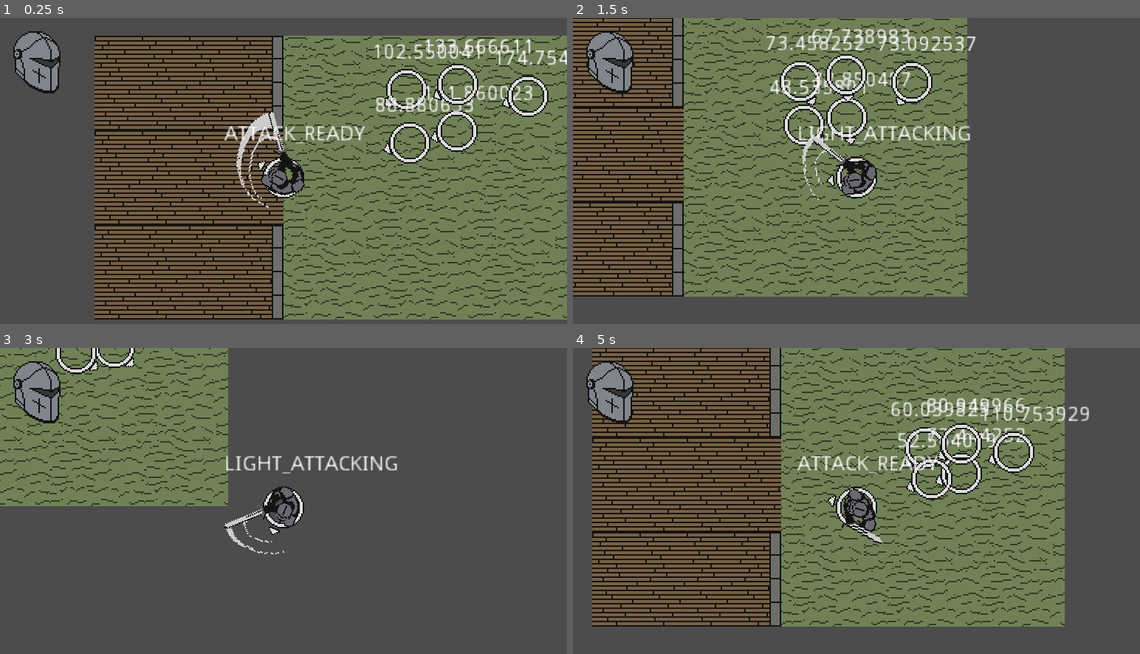
Above: before the commit, frames 1-4 (two rows, left to right).
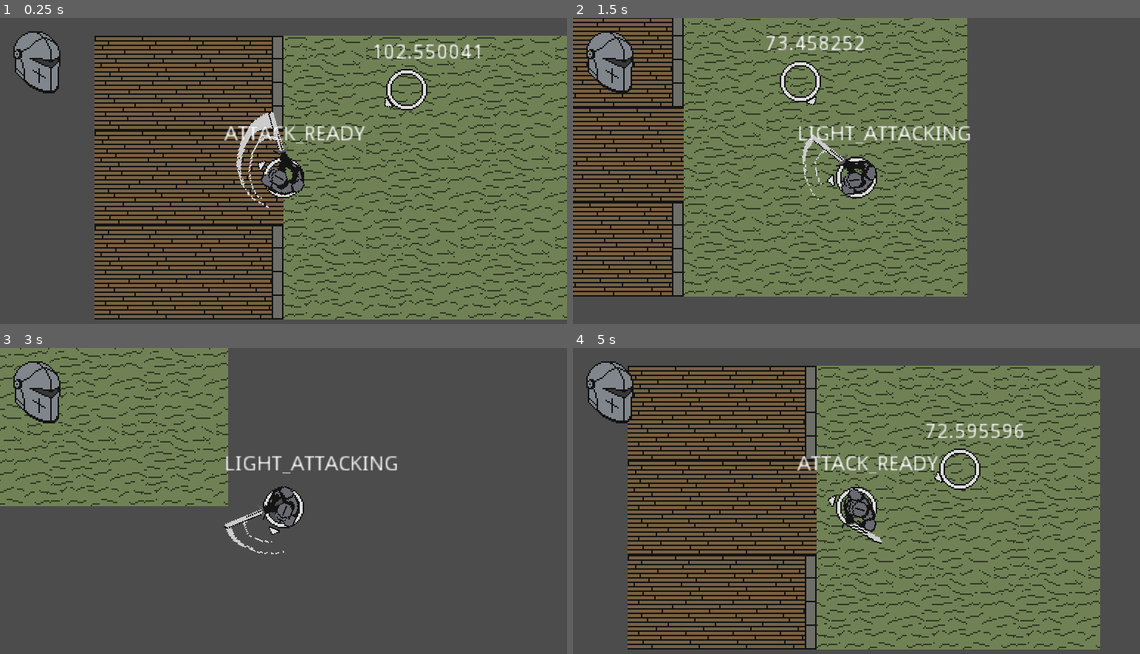
Above: after the commit, the same moments.

Repository: BGuerrero825/Slasher
Game: Godot game, scene res://Base.tscn
Same seed, same stepped clock (60 frames per second), same inputs: the game is played once before the commit and once after it.
Inputs (mouse positions are in pixels of both pictures, inside the frame that each line leads up to):
- Up to frame 1 (0.25 s): no input
- Up to frame 2 (1.5 s): move the mouse to (981, 161) at 0.52 s; press the mouse at (981, 161) at 0.53 s; hold D (move_right) 0.53-1.28 s; move the mouse to (743, 192) at 1.27 s; release the mouse at (743, 192) at 1.28 s; hold S (move_down) from 1.28 s (still down); click (743, 192) at 1.35 s
- Up to frame 3 (3 s): move the mouse to (340, 436) at 2.02 s; release S (move_down) at 2.03 s; press the mouse at (340, 436) at 2.03 s; hold D (move_right) 2.03-2.78 s; move the mouse to (255, 571) at 2.77 s; release the mouse at (255, 571) at 2.78 s; hold Up (move_up) from 2.78 s (still down); click (255, 571) at 2.85 s
- Up to frame 4 (5 s): move the mouse to (1026, 556) at 3.52 s; release Up (move_up) at 3.53 s; press the mouse at (1026, 556) at 3.53 s; hold A (move_left) from 3.53 s (still down); move the mouse to (686, 461) at 4.27 s; release the mouse at (686, 461) at 4.28 s; click (686, 461) at 4.35 s

The runs differ from the first frame. In frame 1, 2.8% of the frame differs, in the area x 66-100%, y 6-48%; in frame 2, 2.7%; in frame 3, 0.4%; in frame 4, 44%, in the area x 3-93%, y 0-99%.

Commit message:
init commit

Diff:
--- a/Base.tscn
+++ b/Base.tscn
@@ -13,22 +13,6 @@
 
 [node name="npc" parent="." instance=ExtResource( 6 )]
 position = Vector2( 213.482, 35.2271 )
-health = 75
-
-[node name="npc2" parent="." instance=ExtResource( 6 )]
-position = Vector2( 248, 64 )
-health = 75
-
-[node name="npc3" parent="." instance=ExtResource( 6 )]
-position = Vector2( 216, 72 )
-health = 75
-
-[node name="npc4" parent="." instance=ExtResource( 6 )]
-position = Vector2( 248, 32 )
-health = 75
-
-[node name="npc5" parent="." instance=ExtResource( 6 )]
-position = Vector2( 296, 40 )
 health = 75
 
 [node name="player" parent="." instance=ExtResource( 3 )]
--- a/code/npc.gd
+++ b/code/npc.gd
@@ -6,6 +6,10 @@
 
 var STANDOFF_DISTANCE = 40  # distance the AI wants to sit from the player
 var RUNAWAY_DISTANCE = 25  # distance the AI wants to run from the player
+
+enum {ATTACKING, STANDOFF, RETREATING, BACKING_AWAY, MOVING_TO_PLAYER, SLEEP}
+
+var current_state = SLEEP
 
 var velocity = Vector2()
 
@@ -23,6 +27,26 @@
 	$center.rotation = PI + position.angle_to_point(player_pos)
 
 	$Label.text = str(position.distance_to(player_pos))
+
+	# Stateful Code
+	match current_state:
+		ATTACKING:
+			pass
+
+		STANDOFF:
+			pass
+
+		RETREATING:
+			pass
+
+		BACKING_AWAY:
+			pass
+
+		MOVING_TO_PLAYER:
+			pass
+
+		SLEEP:
+			pass
 
 	# move towards the player if far away
 	var distance_to_player = position.distance_to(player_pos)
